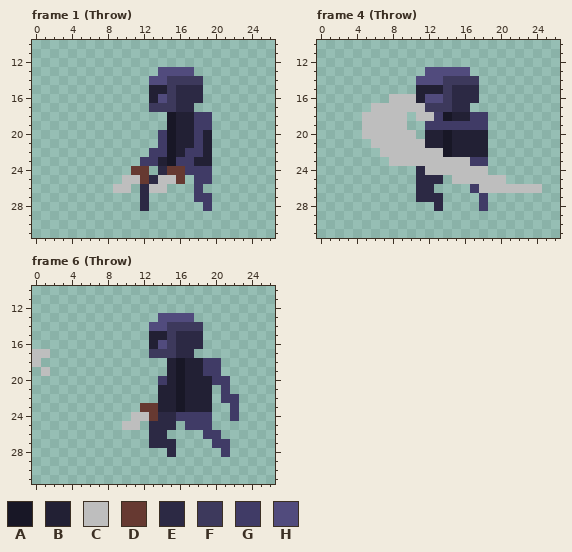
Edited in one commit: pixel-art file (Assets/Sprites/Asperite files/ThrowAnimation.aseprite). Above, as it was before the edit.
32x32 pixels, 11 frames. Shown: frame 1 (Throw): x 0..26, y 10..31; frame 4 (Throw): x 0..26, y 10..31; frame 6 (Throw): x 0..26, y 10..31. The commit also changed other frames, which this record leaves out.
Palette (. is transparent): A #181726  B #222034  C #bebebe  D #663931  E #2c2944  F #3d395c  G #403b66  H #514b7d
Pixels before, frame 1 (Throw), first column x 9:
13 .....HHHH..
14 ....HHFFFF.
15 ....BBFEEE.
16 ....BHFEEE.
17 ....FFFEE..
18 ......ABBGG
19 ......ABBGG
20 .....GABBGB
21 .....GABBGB
22 ....GGABGGB
23 ...GGBAGGBB
24 ..DD.EDDGGG
25 .CCDECCD.GG
26 CC.ECC...G.
27 ...E.....GG
28 ...E......G
Pixels before, frame 4 (Throw), first column x 5:
13 .......HHHHH........
14 ......HHHFFFF.......
15 ......BBBFEEE.......
16 ...CCCBHHFEEE.......
17 .CCCCCCFFFEE........
18 CCCCC.CCGABBGG......
19 CCCCC..GGGGGGG......
20 CCCCCC.BBABBBB......
21 .CCCCCCBBABBBB......
22 ..CCCCCCCABBBB......
23 ...CCCCCCCCCGG......
24 ......ECCCCCCC......
25 ......EEE.CCCCCC....
26 ......EE....GCCCCCCC
27 ......EEE....G......
28 ........E....G......
Pixels before, frame 6 (Throw), first column x 0:
13 ..............HHHH.....
14 .............HHFFFF....
15 .............BBFEEE....
16 .............BHFEEE....
17 CC...........FFFEE.....
18 C..............BABBGG..
19 .C.............BABBGG..
20 ..............GBABBBGG.
21 ..............BBABBB.G.
22 ..............BBABBB.GG
23 ............DDBBABBB..G
24 ...........CCDEEGGGG..G
25 ..........CC.EEE.GGG...
26 .............EE....GG..
27 .............EEE....GG.
28 ...............E.....G.
Once edited:
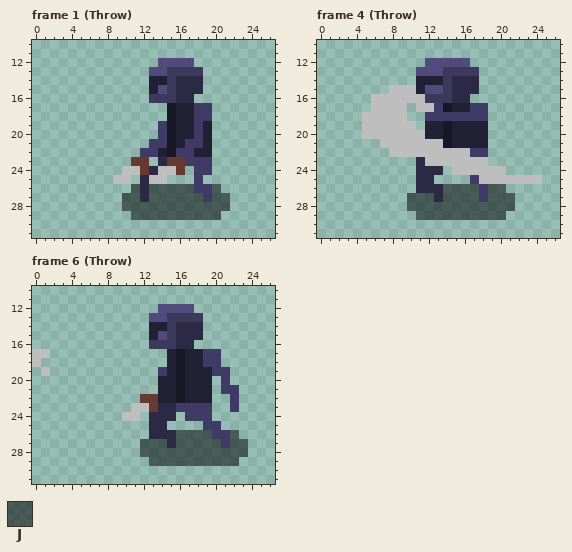
Colours new in this view: J #00000083
Change:
layer "Layer 2" now shown
Changed rows in their new state; - is an unchanged pixel.
Frame 1 (Throw), layers "Layer 1", "Layer 2":
first column x 9:
12 -----HHHH----
13 ----H-FFFF---
14 ----BB-EEE---
15 -----H-------
16 ----FF---.---
17 ----..ABBGG--
19 -----G----B--
21 ----G---G----
22 ---G-B-G-B---
23 --DD.EDD-GG--
24 -CC-ECC-.----
25 C-.EC-..--.--
26 ..J-JJJJJ-GJ-
27 -JJ-JJJJJJ-JJ
28 -JJJJJJJJJJJJ
29 --JJJJJJJJJJ-
Frame 4 (Throw), layers "Layer 1", "Layer 2":
first column x 6:
12 ------HHHHH--------
13 -----H--FFFF-------
14 -----BBB-EEE-------
15 --CCC-HH-----------
16 CC---CFF---.-------
17 ----.-CGABBGG------
18 -----.G-GGG--------
19 ----C-BBABBBB------
20 -----C-------------
21 .-----CC-----------
22 -.------CCCGG------
23 --...E-----CC------
24 ------EE.----CC----
25 -------.-..G---CCCC
26 -------EJJJJGJJ....
27 ----JJJ-JJJJ-JJJ---
28 ----JJJJJJJJJJJJ---
29 -----JJJJJJJJJJ----
Frame 6 (Throw), layers "Layer 1", "Layer 2":
first column x 10:
12 ----HHHH------
13 ---H-FFFF-----
14 ---BB-EEE-----
15 ----H---------
16 ---FF---.-----
17 ---..BABBGG---
19 ----G----B-G--
20 ----B-----.---
21 ------------G-
22 --DD-------.--
23 -CC-EEGGGG----
24 C-.E--.-----.-
25 ..---.-..-G---
26 -----EJJJJ-GJ-
27 --JJJ-JJJJJ-JJ
28 --JJJJJJJJJJJJ
29 ---JJJJJJJJJJ-
Where, in picture pixels (left, top, right, bottom), the same in both pictures:
changed: (113, 58, 230, 220)
changed: (371, 58, 542, 220)
changed: (122, 304, 248, 466)
